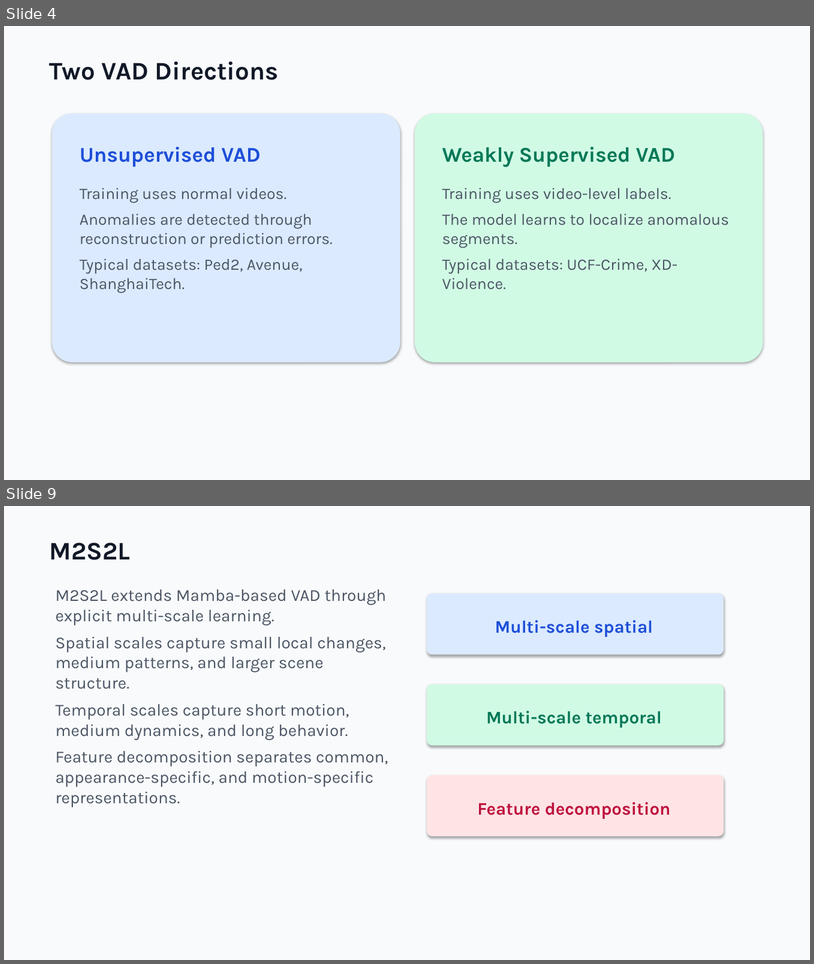
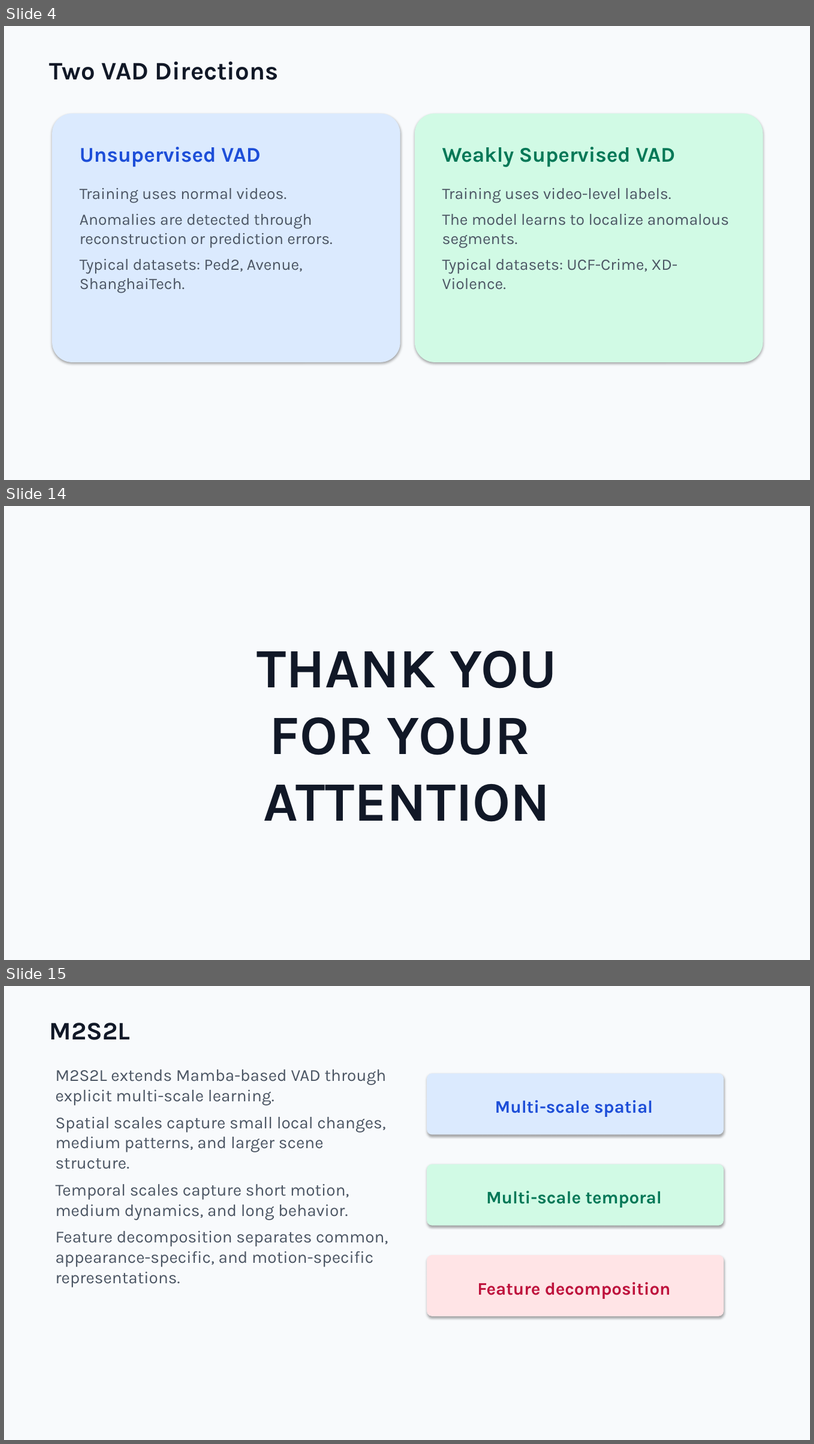
Before and after one commit to zeroxred/research, a slide deck: presentations/06_weekly_summary_mamba_vad_en.pptx. Shown one above the other, each under a label of ours: slides 4 and 9 before the commit, slides 4, 14 and 15 after it; the slides between them are not shown. The pictures are 814x964 and 814x1444 pixels, drawn with LibreOffice and Linux fonts; fonts in the diff are those of the drawing. Boxes give left, top, right and bottom in pixels: in the first picture for what was removed or moved away, otherwise in the second. Text is boxed around its words. In the diff, an @@ line names an element or a change of style, - is before the commit and + after.

```diff
--- a/presentations/06_weekly_summary_mamba_vad_en.pptx
+++ b/presentations/06_weekly_summary_mamba_vad_en.pptx
@@ slide 14 added at <box>4,506,810,960</box>, background #F8FAFC @@
@@ text added at <box>257,651,557,822</box>, 66 pt, text #111827, bold @@
+THANK YOU
+FOR YOUR
+ATTENTION
@@ what was slide 9 is now slide 15 @@
```
Also in this commit, not shown: 4 slides changed, 5 other slides added, 2 other files.
